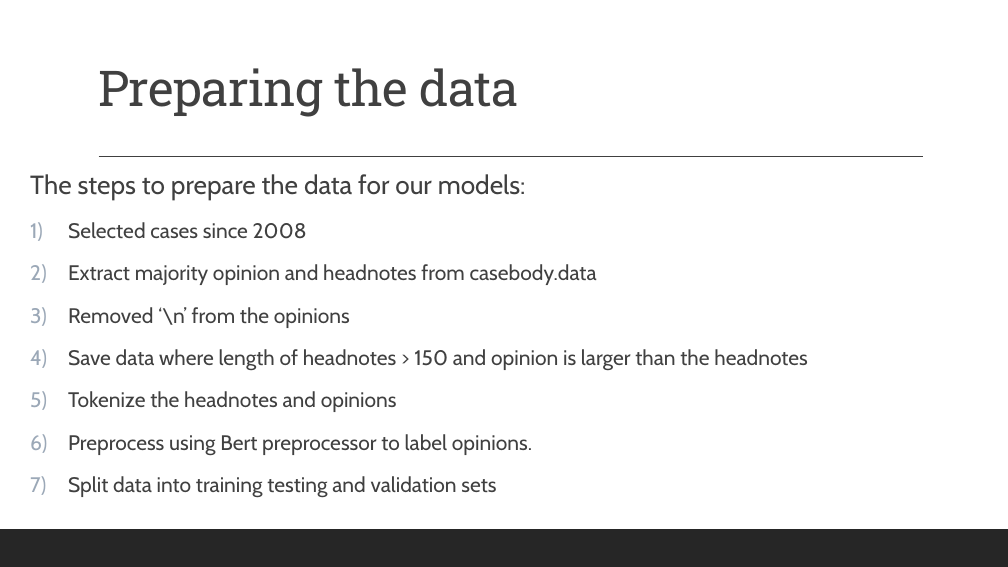
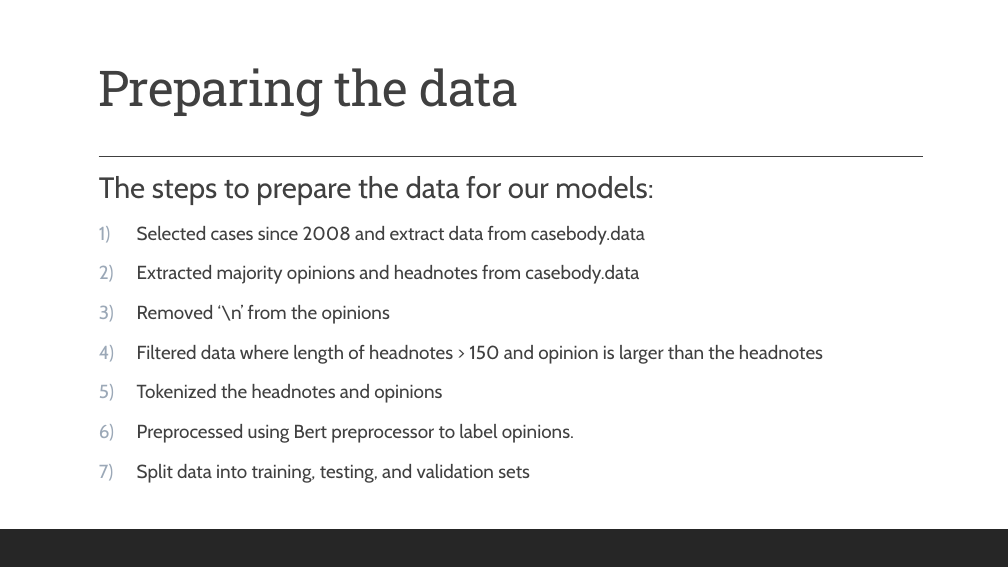
Before and after one commit to gufranpathan/case_law_g45, a slide deck: slide 4 of Group 45 Data Science for Case Law.pptx. Drawn at 1008x567 pixels with LibreOffice and Linux fonts; fonts in the diff are those of the drawing. Boxes give left, top, right and bottom in pixels: in the first picture for what was removed or moved away, otherwise in the second. Text is boxed around its words. In the diff, an @@ line names an element or a change of style, - is before the commit and + after.

```diff
--- a/Group 45 Data Science for Case Law.pptx
+++ b/Group 45 Data Science for Case Law.pptx
@@ text at <box>99,176,653,324</box>: size 25 to 28 pt in "The steps to prepare the data for ..."; size 20 to 18 pt in "Removed ‘\n’ from the opinions" @@
@@ text "The steps to prepare the ...": place and size @@
-text "The steps to prepare the ..." at <box>30,174,808,498</box>
+text "The steps to prepare the ..." at <box>99,176,823,483</box>
@@ text at <box>137,226,645,284</box>: text changed; size 20 to 18 pt @@
-1) Selected cases since 2008
-2) Extract majority opinion and headnotes from casebody.data
+1) Selected cases since 2008 and extract data from casebody.data
+2) Extracted majority opinions and headnotes from casebody.data
@@ text at <box>137,345,823,483</box>: text changed; size 20 to 18 pt @@
-4) Save data where length of headnotes > 150 and opinion is larger than the headnotes
-5) Tokenize the headnotes and opinions
-6) Preprocess using Bert preprocessor to label opinions.
-7) Split data into training testing and validation sets
+4) Filtered data where length of headnotes > 150 and opinion is larger than the headnotes
+5) Tokenized the headnotes and opinions
+6) Preprocessed using Bert preprocessor to label opinions.
+7) Split data into training, testing, and validation sets
```
Also in this commit, not shown: 8 other slides changed, 6 slides added, 1 slide removed.
